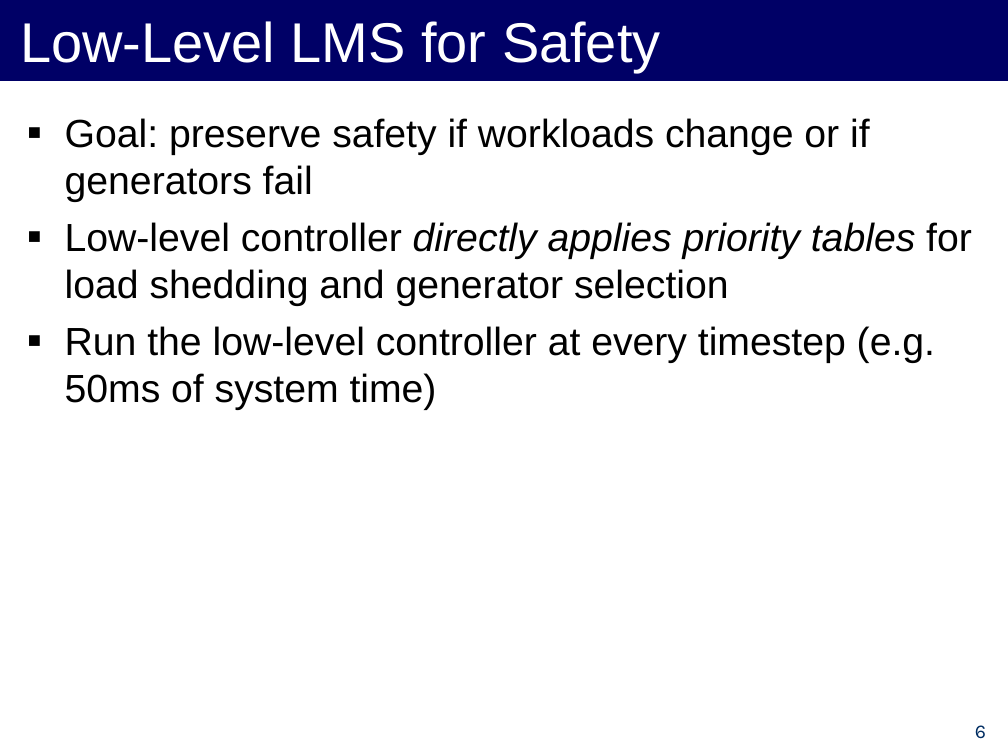
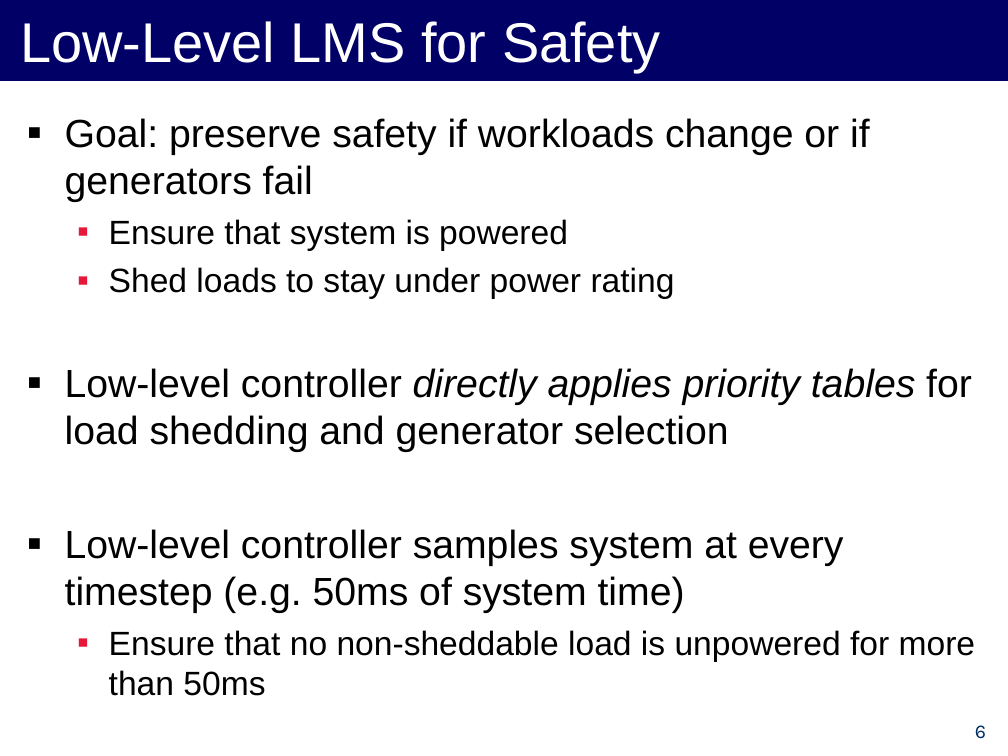
Before and after one commit to forresti/optimal_load_management, a slide deck: slide 6 of project/12-3-12_Presentation.ppt. Drawn at 1008x756 pixels with LibreOffice and Linux fonts; fonts in the diff are those of the drawing. Boxes give left, top, right and bottom in pixels: in the first picture for what was removed or moved away, otherwise in the second. Text is boxed around its words. In the diff, an @@ line names an element or a change of style, - is before the commit and + after.

```diff
--- a/project/12-3-12_Presentation.ppt
+++ b/project/12-3-12_Presentation.ppt
@@ text at bbox=[109, 219, 675, 299]: paragraphs added @@
+  ▪ Ensure that system is powered
+  ▪ Shed loads to stay under power rating
@@ text at bbox=[65, 529, 976, 696]: text changed @@
-▪ Run the low-level controller at every timestep (e.g. 50ms of system time)
+▪ Low-level controller samples system at every timestep (e.g. 50ms of system time)
+  ▪ Ensure that no non-sheddable load is unpowered for more than 50ms
```
Also in this commit, not shown: 5 other slides changed.
